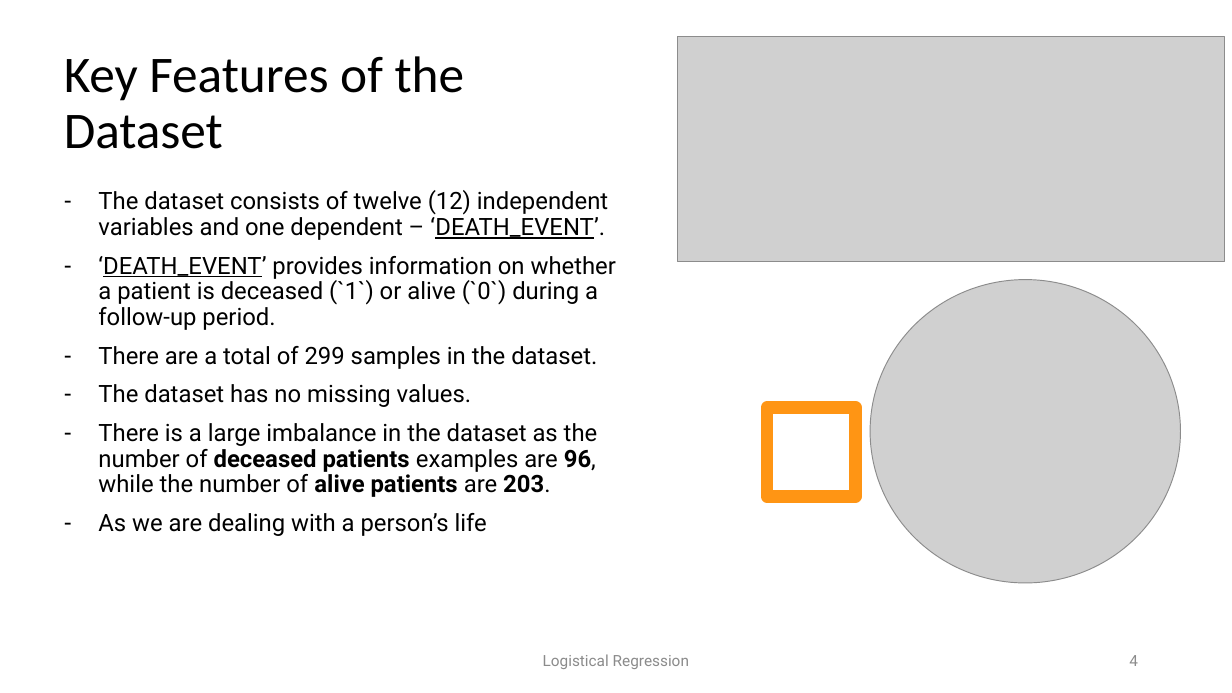
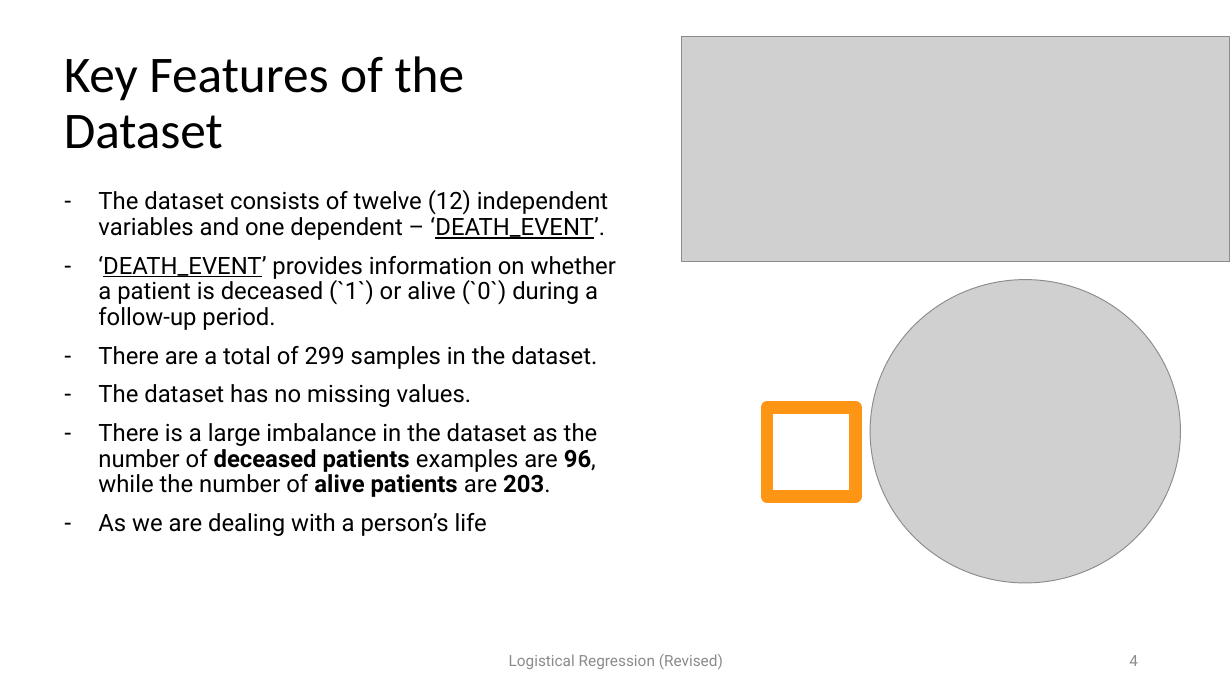
Before and after one commit to radroid/ml-algorithms-assignments, a slide deck: slide 4 of logistical_regression/Logistical Regression - Assignment 2.pptx. Drawn at 1232x693 pixels with LibreOffice and Linux fonts; fonts in the diff are those of the drawing; grey boxes stand for pictures. Boxes give left, top, right and bottom in pixels: in the first picture for what was removed or moved away, otherwise in the second. Text is boxed around its words. In the diff, an @@ line names an element or a change of style, - is before the commit and + after.

Commit message:
Update Logistical Regression - Assignment 2.pptx
Update presentation with new results

```diff
--- a/logistical_regression/Logistical Regression - Assignment 2.pptx
+++ b/logistical_regression/Logistical Regression - Assignment 2.pptx
@@ picture: place and size @@
-picture at [677,37,1226,262]
+picture at [682,37,1230,262]
@@ text at [509,654,723,669]: text changed @@
-Logistical Regression
+Logistical Regression (Revised)
```
Also in this commit, not shown: 7 other slides changed, 1 slide removed.
